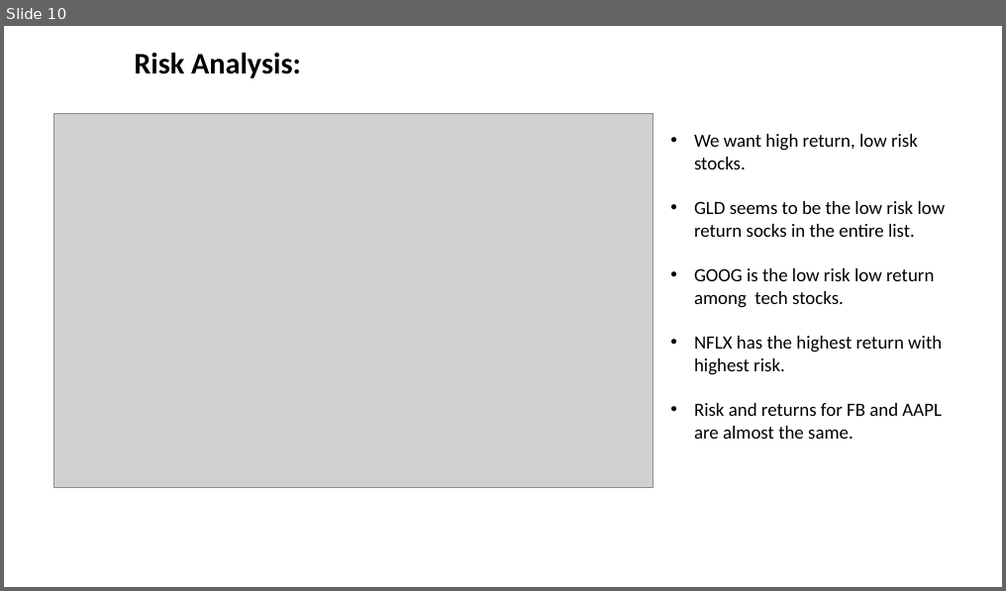
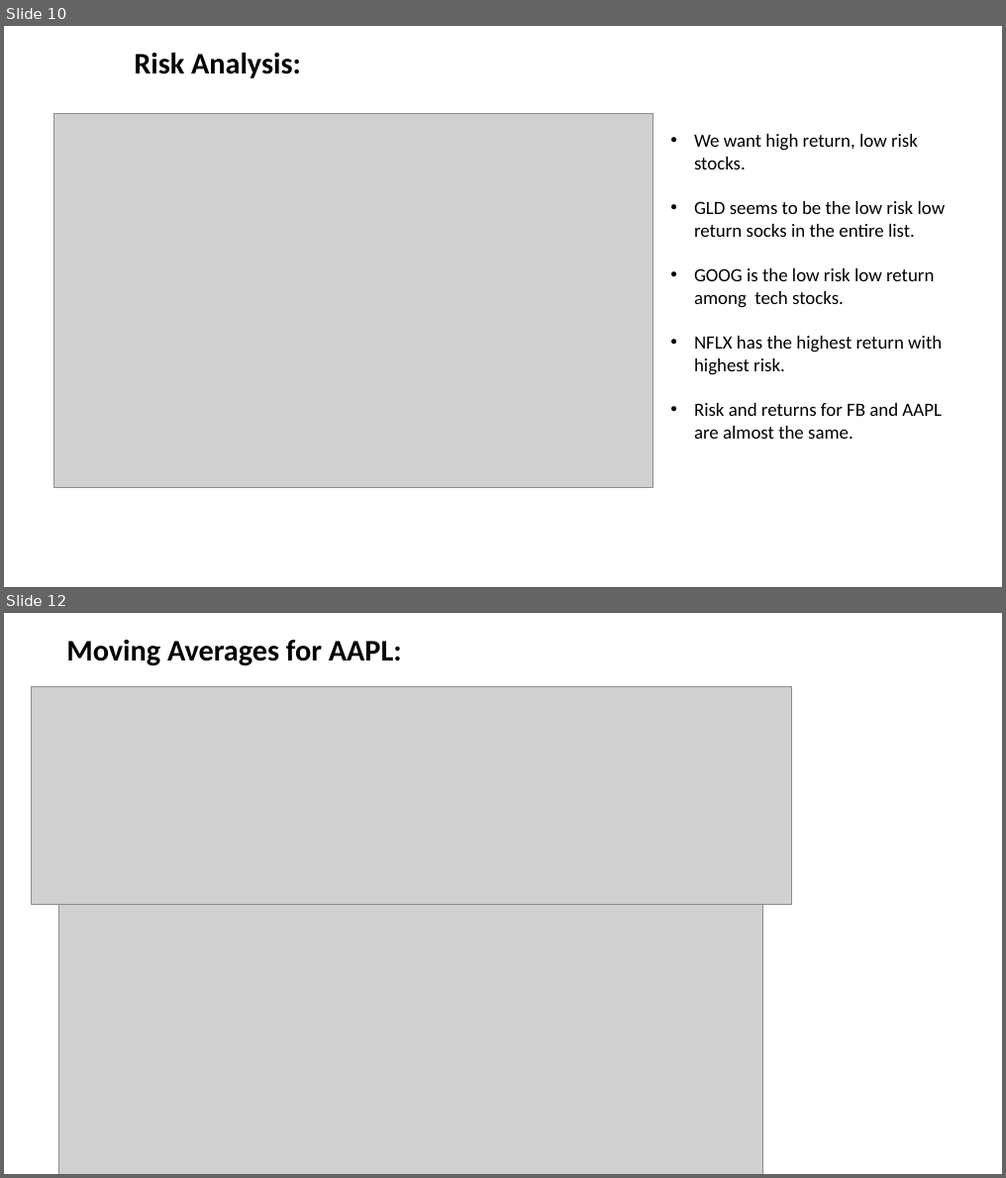
Before and after one commit to gayatripingale/Stocks-Project, a slide deck: Stock_Price_Analysis .pptx. Shown one above the other, each under a label of ours: slide 10 before the commit, slides 10 and 12 after it; the slides between them are not shown. The pictures are 1006x591 and 1006x1178 pixels, drawn with LibreOffice and Linux fonts; fonts in the diff are those of the drawing; grey boxes stand for pictures. Boxes give left, top, right and bottom in pixels: in the first picture for what was removed or moved away, otherwise in the second. Text is boxed around its words. In the diff, an @@ line names an element or a change of style, - is before the commit and + after.

```diff
--- a/Stock_Price_Analysis .pptx
+++ b/Stock_Price_Analysis .pptx
@@ slide 12 added at box(4, 613, 1002, 1174), background #FFFFFF @@
@@ title added at box(66, 639, 402, 665), 28.8 pt, text #000000, bold @@
+Moving Averages for AAPL:
@@ picture added at box(32, 686, 792, 904) @@
@@ picture added at box(59, 901, 763, 1174) @@
```
Also in this commit, not shown: 3 slides changed, 5 other slides added, 1 slide removed, 26 other files.
